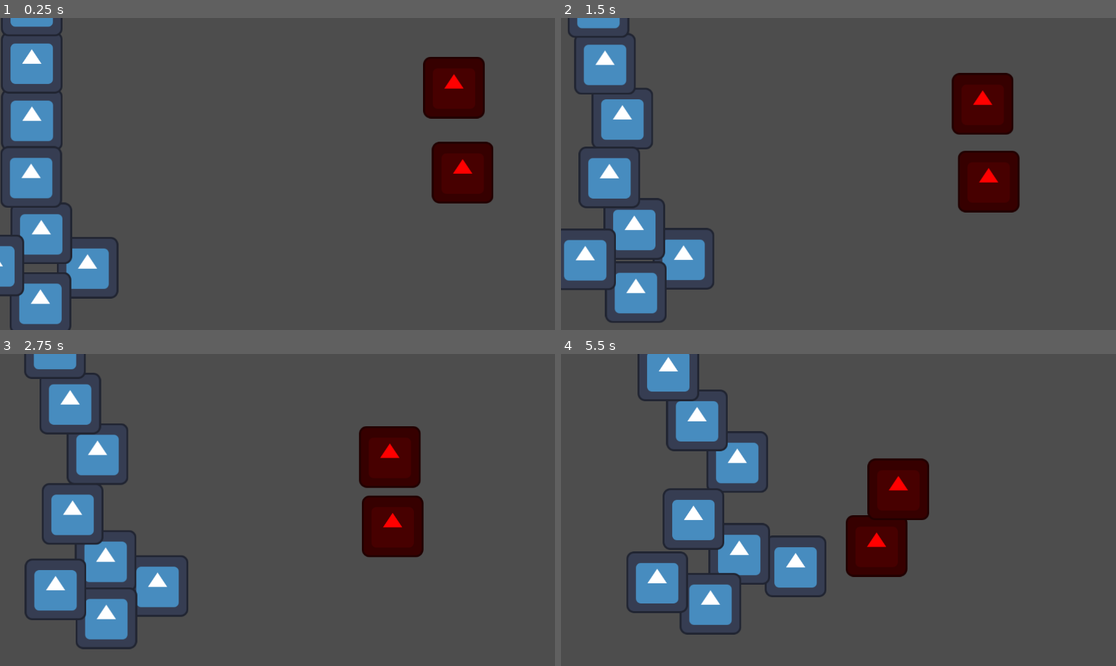
Above: before the commit, frames 1-4 (two rows, left to right).
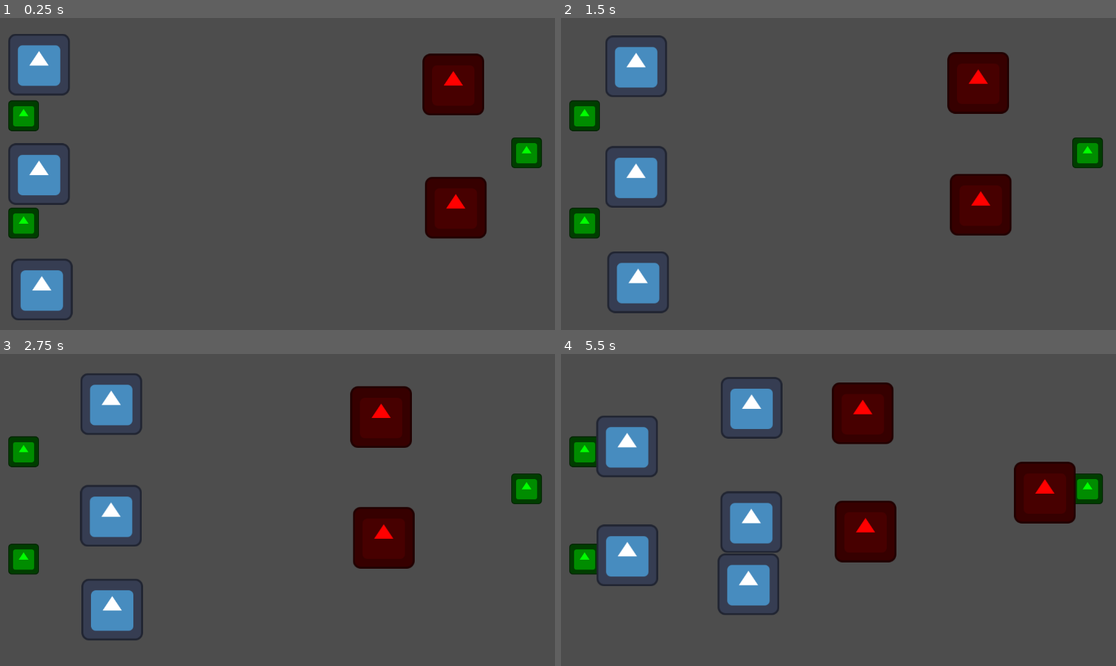
Above: after the commit, the same moments.

Repository: gideon-wade/Growing
Game: Godot game, scene res://Map/map.tscn
The game is run twice, just before and just after one commit, with the same random seed, the same clock (stepped at 60 frames per second) and the same inputs. The engine's default icon, where the game draws it, is replaced by a stand-in: a white triangle on a blue panel in a dark square.
Inputs:
- Up to frame 1 (0.25 s): no input
- Up to frame 2 (1.5 s): no input
- Up to frame 3 (2.75 s): no input
- Up to frame 4 (5.5 s): no input

The runs differ from the first frame. In frame 1, 11% of the frame differs, in the area x 0-98%, y 0-100%; in frame 2, 15%; in frame 3, 17%; in frame 4, 24%, in the area x 1-98%, y 0-90%.

Commit message:
Simple spawner buildings

Diff:
--- /dev/null
+++ b/Buildings/unit_maker.gd
@@ -0,0 +1,9 @@
+extends Node2D
+
+@export var unit_type: int = GameManager.UnitType.BASIC
+@export var faction: int = GameManager.Faction.PLAYER
+
+func _on_timer_timeout() -> void:
+	var unit = GameManager.UNIT[faction][unit_type].instantiate()
+	unit.position = global_position
+	get_parent().add_child(unit)
--- /dev/null
+++ b/Buildings/unit_maker.tscn
@@ -0,0 +1,19 @@
+[gd_scene load_steps=3 format=3 uid="uid://ngfed0gskal5"]
+
+[ext_resource type="Script" uid="uid://duwxb15qkc7da" path="res://Buildings/unit_maker.gd" id="1_u47qa"]
+[ext_resource type="Texture2D" uid="uid://betig64heferu" path="res://icon.svg" id="2_3g73g"]
+
+[node name="UnitMaker" type="Node2D"]
+script = ExtResource("1_u47qa")
+
+[node name="Timer" type="Timer" parent="."]
+wait_time = 4.0
+autostart = true
+
+[node name="Sprite2D" type="Sprite2D" parent="."]
+modulate = Color(0, 1, 0, 1)
+scale = Vector2(0.5, 0.5)
+texture = ExtResource("2_3g73g")
+
+[connection signal="ready" from="." to="." method="_on_ready"]
+[connection signal="timeout" from="Timer" to="." method="_on_timer_timeout"]
--- a/Map/map.tscn
+++ b/Map/map.tscn
@@ -1,14 +1,12 @@
-[gd_scene load_steps=4 format=3 uid="uid://c04x18amkxulk"]
+[gd_scene load_steps=5 format=3 uid="uid://c04x18amkxulk"]
 
 [ext_resource type="Script" uid="uid://dk30hfmye5q5n" path="res://Map/map.gd" id="1_6yc6o"]
 [ext_resource type="PackedScene" uid="uid://c3ww8xmwh8juw" path="res://Mobs/Player/basic_player.tscn" id="1_njngi"]
 [ext_resource type="PackedScene" uid="uid://dh37h4k6rbpli" path="res://Mobs/Enemy/basic_enemy.tscn" id="2_6yc6o"]
+[ext_resource type="PackedScene" uid="uid://ngfed0gskal5" path="res://Buildings/unit_maker.tscn" id="4_86j4t"]
 
 [node name="Map" type="Node2D"]
 script = ExtResource("1_6yc6o")
-
-[node name="BasicEnemy" parent="." instance=ExtResource("2_6yc6o")]
-position = Vector2(975, 318)
 
 [node name="BasicEnemy2" parent="." instance=ExtResource("2_6yc6o")]
 position = Vector2(956, 139)
@@ -22,22 +20,17 @@
 [node name="BasicPlayer3" parent="." instance=ExtResource("1_njngi")]
 position = Vector2(72, 567)
 
-[node name="BasicPlayer4" parent="." instance=ExtResource("1_njngi")]
-position = Vector2(66, 96)
+[node name="BasicEnemy" parent="." instance=ExtResource("2_6yc6o")]
+position = Vector2(961, 395)
 
-[node name="BasicPlayer5" parent="." instance=ExtResource("1_njngi")]
-position = Vector2(66, 323)
+[node name="UnitMaker2" parent="." instance=ExtResource("4_86j4t")]
+position = Vector2(49, 426)
 
-[node name="BasicPlayer6" parent="." instance=ExtResource("1_njngi")]
-position = Vector2(72, 567)
+[node name="UnitMaker3" parent="." instance=ExtResource("4_86j4t")]
+position = Vector2(49, 203)
 
-[node name="BasicPlayer7" parent="." instance=ExtResource("1_njngi")]
-position = Vector2(66, 96)
-
-[node name="BasicPlayer8" parent="." instance=ExtResource("1_njngi")]
-position = Vector2(66, 323)
-
-[node name="BasicPlayer9" parent="." instance=ExtResource("1_njngi")]
-position = Vector2(72, 567)
+[node name="UnitMaker4" parent="." instance=ExtResource("4_86j4t")]
+position = Vector2(1093, 280)
+faction = 1
 
 [connection signal="ready" from="." to="." method="_on_ready"]
--- a/Mobs/Enemy/basic_enemy.gd
+++ b/Mobs/Enemy/basic_enemy.gd
@@ -6,19 +6,18 @@
 var attack = 40
 
 func _process(delta: float) -> void:
-	var players: Array = GameManager.get_players()
+	var players: Array = GameManager.get_units(Player)
 	if players.size() == 0:
 		return
 	var closest_player: Player = null
 	var min_dist = INF
 	for player: Player in players:
-		var dist = self.position.distance_squared_to(player.position)
+		var dist = position.distance_squared_to(player.position)
 		if dist < min_dist:
 			closest_player = player
 			min_dist = dist
 
 	var angle = position.angle_to_point(closest_player.position)
-
 	move_and_collide(Vector2(cos(angle), sin(angle)))
 
 func damage(dmg):
--- a/Mobs/Player/basic_player.gd
+++ b/Mobs/Player/basic_player.gd
@@ -6,20 +6,18 @@
 var attack = 10
 
 func _process(delta: float) -> void:
-	var enemies: Array = GameManager.get_enemies()
+	var enemies: Array = GameManager.get_units(Enemy)
 	if enemies.size() == 0:
 		return
 	var closest_enemy: Enemy = null
 	var min_dist = INF
 	for enemy: Enemy in enemies:
-		var dist = self.position.distance_squared_to(enemy.position)
+		var dist = position.distance_squared_to(enemy.position)
 		if dist < min_dist:
 			closest_enemy = enemy
 			min_dist = dist
 
 	var angle = position.angle_to_point(closest_enemy.position)
-	#angle = atan2(closest_enemy.position.y - position.y, closest_enemy.position.x - position.x)
-	#print(position, " ", closest_enemy.position, " ", angle)
 	move_and_collide(Vector2(cos(angle), sin(angle)))
 
 func damage(dmg):
--- a/game_manager.gd
+++ b/game_manager.gd
@@ -1,23 +1,34 @@
 extends Node2D
+
+enum UnitType {
+	BASIC,
+	RANGED,
+	TANK,
+}
+
+enum Faction {
+	PLAYER,
+	ENEMY,
+	NEUTRAL,
+}
+
+const UNIT = {
+	Faction.PLAYER: {
+		UnitType.BASIC: preload("res://Mobs/Player/basic_player.tscn")
+	},
+	Faction.ENEMY: {
+		UnitType.BASIC: preload("res://Mobs/Enemy/basic_enemy.tscn")
+	}
+}
 
 var map: Map
 
-func get_enemies():
+func get_units(type):
 	if map == null:
 		return []
-	var enemies: Array[Enemy] = []
+	var units: Array = []
 	for i in map.get_children():
-		if i is Enemy:
-			enemies.push_back(i)
+		if is_instance_of(i, type):
+			units.push_back(i)
 
-	return enemies
-
-func get_players():
-	if map == null:
-		return []
-	var players: Array[Player] = []
-	for i in map.get_children():
-		if i is Player:
-			players.push_back(i)
-
-	return players
+	return units
Not shown, added: Buildings/unit_maker.gd.uid
